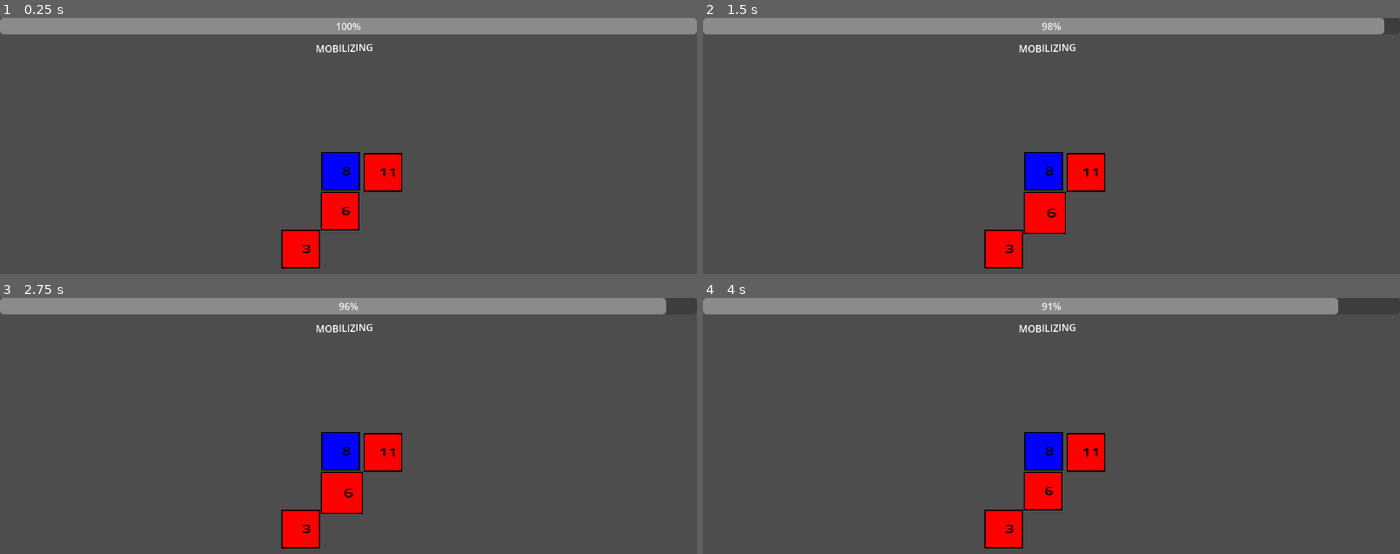
Above: before the commit, frames 1-4 (two rows, left to right).
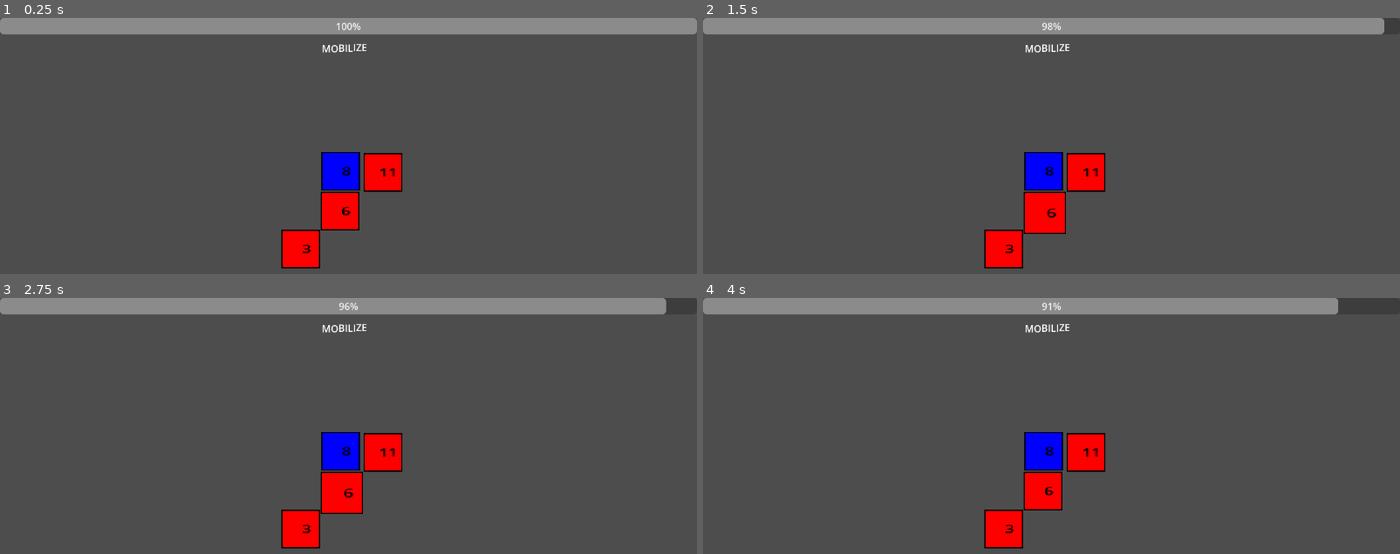
Above: after the commit, the same moments.

Repository: X4vierWhes/War-Multiplayer
Game: Godot game, scene res://src/core/game_manager.tscn
Two runs of this game, one before a commit and one after it. Both use one fixed random seed, a clock stepped at 60 frames per second and the inputs below.
Inputs (mouse positions are in pixels of both pictures, inside the frame that each line leads up to):
- Up to frame 1 (0.25 s): no input
- Up to frame 2 (1.5 s): click (1037, 207) at 0.52 s; click (1037, 207) at 1.27 s
- Up to frame 3 (2.75 s): click (334, 487) at 2.02 s
- Up to frame 4 (4 s): tap Enter at 2.75 s; move the mouse to (1204, 474) at 2.77 s; tap Space at 3.5 s; move the mouse to (912, 513) at 3.52 s

The runs differ from the first frame. In frame 1, 0.2% of the frame differs, in the area x 45-54%, y 10-14%; in frame 2, 0.2%; in frame 3, 0.2%; in frame 4, 0.2%.

Commit message:
wip: Turn changer

Diff:
--- a/war-multiplayer/src/core/game_manager.gd
+++ b/war-multiplayer/src/core/game_manager.gd
@@ -7,14 +7,15 @@
 @export var players_colors: Array[Color]
 
 enum GameState{
-	ATTACK = 0,
-	MOBILIZING = 1,
-	AWAIT = 2,
-	ADD = 3,
-	GIVE,
-	ATTACKING
+	ADD = 0,
+	ATTACK = 1,
+	MOBILIZE = 2,
+	AWAIT = 3,
+	MOBILIZING,
+	ATTACKING,
+	ADDING
 	}
-var actual_state: GameState = GameState.MOBILIZING
+var actual_state: GameState = GameState.MOBILIZE
 
 var players: Array[Player]
 var current_player: int = 0
@@ -39,7 +40,7 @@
 
 func show_ui() -> void:
 	match(turn_manager.get_actual_state()):
-		TurnManager.TurnState.MOBILIZING:
+		TurnManager.TurnState.MOBILIZE:
 			ui_manager.show_move_troops_ui()
 
 func change_game_state(new_state: GameState) -> void:
--- a/war-multiplayer/src/core/map/region/region.gd
+++ b/war-multiplayer/src/core/map/region/region.gd
@@ -12,5 +12,13 @@
 		if i is Territory:
 			i.gm = gm
 
+func get_troops_to_add(player_request: Player) -> int:
+	var troops: int = 0
+	for i in get_children():
+		var territory: Territory = i as Territory
+		if territory.color == player_request.color:
+			troops += 1
+	return troops
+
 func give_bonus() -> void:
 	pass
--- a/war-multiplayer/src/core/map/territory/territory.gd
+++ b/war-multiplayer/src/core/map/territory/territory.gd
@@ -32,7 +32,7 @@
 		gm.set_target(null)
 		return
 	gm.set_action(self)
-	gm.change_game_state(GameManager.GameState.GIVE)
+	gm.change_game_state(GameManager.GameState.MOBILIZING)
 
 func give() -> void:
 	if gm.action_territory == self:
@@ -55,10 +55,14 @@
 	match(gm.get_game_state()):
 		GameManager.GameState.ATTACK:
 			print("Atacando")
+		GameManager.GameState.MOBILIZE:
+			mobilize()
 		GameManager.GameState.MOBILIZING:
-			mobilize()
-		GameManager.GameState.GIVE:
 			give()
+		GameManager.GameState.ADD:
+			return
+		GameManager.GameState.ADDING:
+			return
 		GameManager.GameState.AWAIT:
 			return
 		GameManager.GameState.ATTACKING:
--- a/war-multiplayer/src/core/map_manager/map_manager.gd
+++ b/war-multiplayer/src/core/map_manager/map_manager.gd
@@ -2,6 +2,7 @@
 class_name MapManager
 
 @export var maps: Array[PackedScene]
+var regions: Array[Region] = []
 var game_manager: GameManager = null
 
 func spawn_map(gm: GameManager, players: Array[Player]) -> void:
@@ -10,6 +11,13 @@
 		var region:= i.instantiate() as Region
 		region.set_game_manager(gm, players)
 		add_child(region)
+		regions.append(region)
+
+func get_add_troops(player_request: Player) -> int:
+	var troops: int = 0
+	for i in regions:
+		troops += i.get_troops_to_add(player_request)
+	return troops
 
 func get_gm() -> GameManager:
 	return game_manager
--- a/war-multiplayer/src/core/turn_manager/turn_manager.gd
+++ b/war-multiplayer/src/core/turn_manager/turn_manager.gd
@@ -4,14 +4,14 @@
 @export var ui_manager: UiManager
 
 @warning_ignore("unused_signal") signal turn_changed
-#enum GameState{ATTACK, MOBILIZING, AWAIT, ADD, GIVE, ATTACKING}
+#enum GameState{ADD = 0, ATTACK = 1, ADD = 2, AWAIT = 3, MOBILIZING, ATTACKING, ADDING}
 enum TurnState{
-	ATTACK = 0,
-	MOBILIZING = 1,
-	AWAIT = 2,
-	ADD = 3
+	ADD = 0,
+	ATTACK = 1,
+	MOBILIZE = 2,
+	AWAIT = 3
 }
-var actual_state: int = TurnState.MOBILIZING
+var actual_state: int = TurnState.MOBILIZE
 var turn_timer: Timer
 @export_range(1.0, 180.0, 0.1) var timer = 45.0
 
@@ -27,11 +27,18 @@
 	turn_timer.start()
 
 func on_turn_timer_timeout() -> void:
-	#TODO Mudança de turnos
 	if !ui_manager.step_progress_bar():
 		print("Turno acabou")
 		turn_timer.stop()
-		pass
+		change_turn()
+
+func change_turn() -> void:
+	#TODO Mudança de turno
+	print("Mudando turno")
+	var next_state_value = (int(actual_state) + 1) % 4
+	actual_state = next_state_value as TurnState
+	turn_changed.emit()
+	pass
 
 func pass_turn() -> void:
 	pass
@@ -44,10 +51,12 @@
 
 func label_state() -> String:
 	match(actual_state):
+		TurnState.ADD:
+			return "ADD"
 		TurnState.ATTACK:
 			return "ATTACK"
-		TurnState.MOBILIZING:
-			return "MOBILIZING"
+		TurnState.MOBILIZE:
+			return "MOBILIZE"
 		TurnState.AWAIT:
 			return "AWAIT"
 		_:
